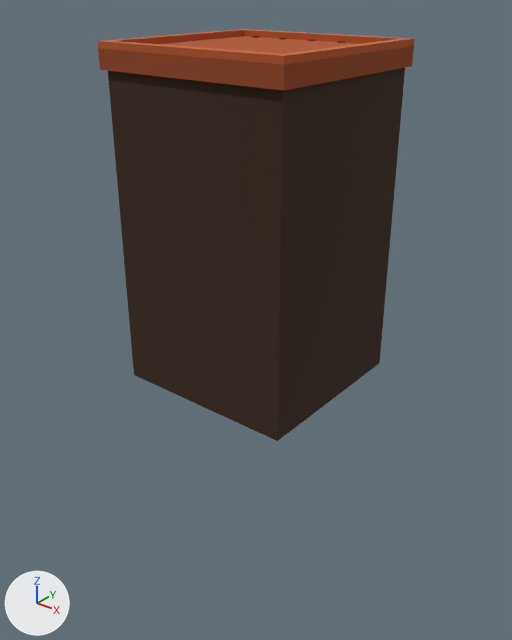
The glTF model kit/models/aguas_ram_head.glb as it was, and as the next commit left it.
The view is the same before and after, from a 50 mm camera at (4.25, -5.36, 0.52) aimed at (-0.02, -0.02, -2.8). The lights are fixed; the arrows at lower left show +X, +Y and +Z. The first picture is the older version. Vertices at exactly the same position are counted once.

Objects in the first picture: 'aguas_ram_head'.
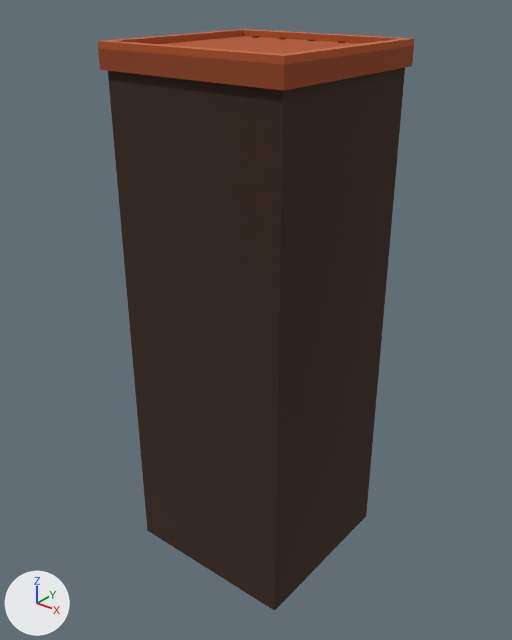
Pixel boxes (x1, y1, x2, y2) of what changed, in the pictures (512 x 640 px; the box of a moved part takes in the faces that stretch with it):
'aguas_ram_head', reshaped (41% taller): before (97, 29, 415, 441); after (97, 29, 415, 611)
part 1 of me_aguas_ram_head, moved or reshaped: before (134, 361, 380, 441); after (134, 361, 380, 611)

The edits, one by one:
me_aguas_ram_head is used by ob_aguas_ram_head; location (0.0, 0.0, 0.0).
Before the commit, vertices of me_aguas_ram_head: 112 (-0.98, -0.95, -3.4) at pixel (133, 374), 113 (0.98, -0.95, -3.4) at pixel (277, 441), 114 (0.98, 0.95, -3.4) at pixel (379, 363), 115 (-0.98, 0.95, -3.4).
me_aguas_ram_head had 116 vertices, 192 faces and spanned x -1.02..1.02, y -1.0..1.0, z -3.4..0.0.
me_aguas_ram_head now has 116 vertices, 192 faces and spans x -1.02..1.02, y -1.0..1.0, z -5.6..0.0.
Part 1, on me_aguas_ram_head:
Vertices 112 to 115 of me_aguas_ram_head move by (0.0, 0.0, -2.2).
